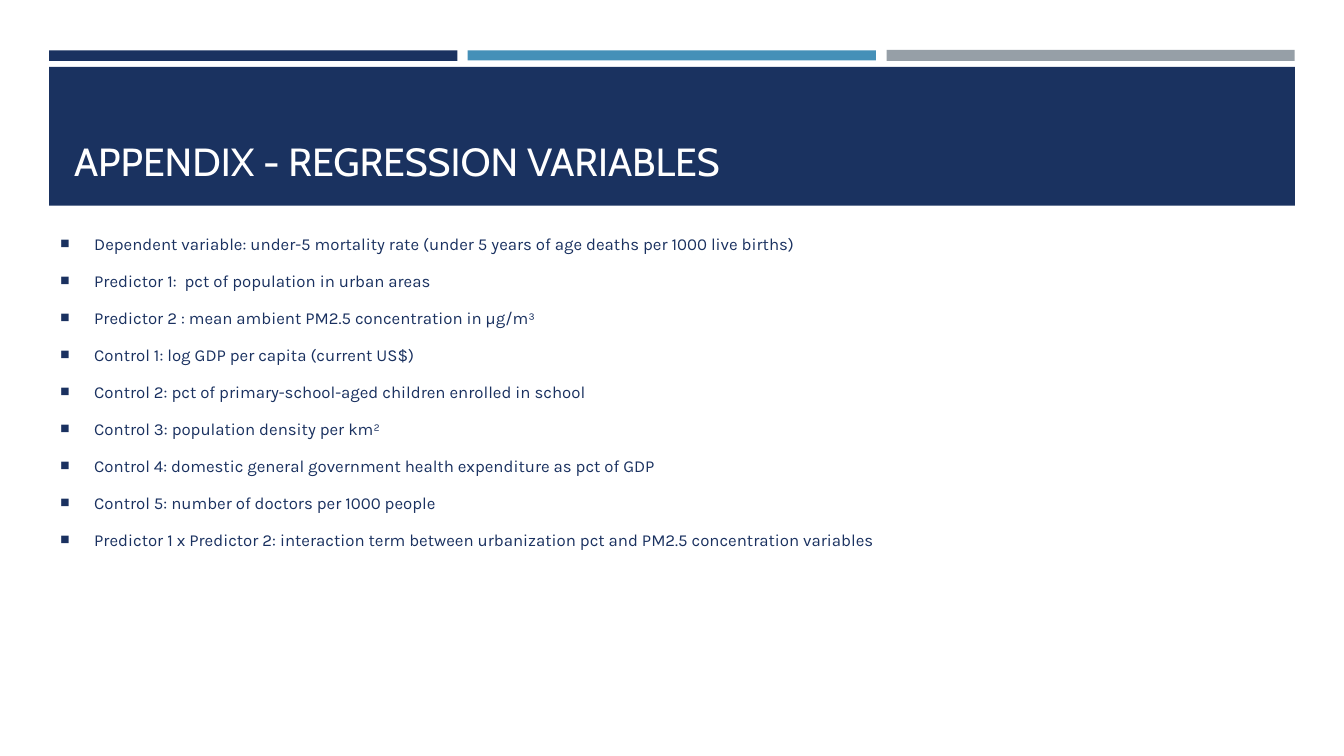
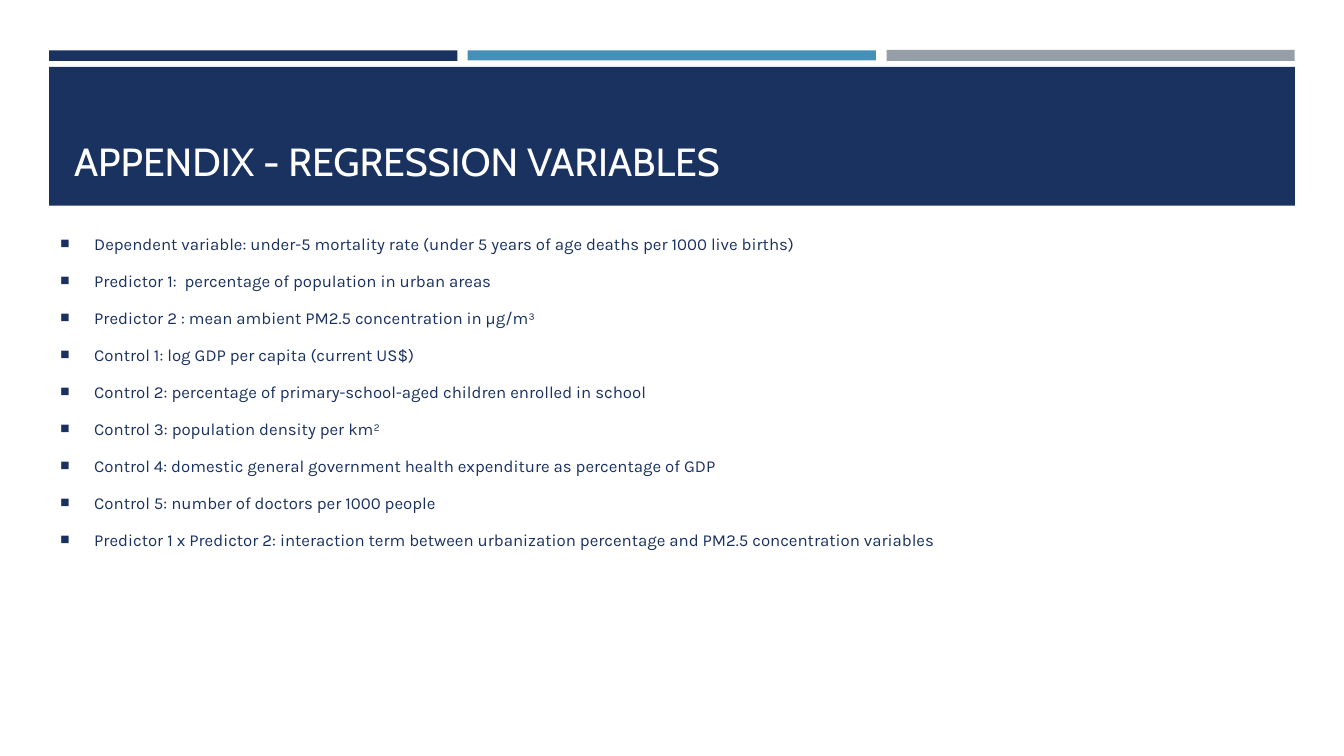
Before and after one commit to Yishak-Ali/Air-Pollution-in-Ethiopia-Report, a slide deck: slide 11 of Air Pollution in Ethiopia - Short Form.pptx. Drawn at 1344x756 pixels with LibreOffice and Linux fonts; fonts in the diff are those of the drawing. Boxes give left, top, right and bottom in pixels: in the first picture for what was removed or moved away, otherwise in the second. Text is boxed around its words. In the diff, an @@ line names an element or a change of style, - is before the commit and + after.

Commit message:
minor edits

```diff
--- a/Air Pollution in Ethiopia - Short Form.pptx
+++ b/Air Pollution in Ethiopia - Short Form.pptx
@@ text at bbox=[94, 275, 491, 291]: text changed @@
-■ Predictor 1: pct of population in urban areas
+■ Predictor 1: percentage of population in urban areas
@@ text at bbox=[94, 386, 646, 402]: text changed @@
-■ Control 2: pct of primary-school-aged children enrolled in school
+■ Control 2: percentage of primary-school-aged children enrolled in school
@@ text at bbox=[94, 460, 715, 476]: text changed @@
-■ Control 4: domestic general government health expenditure as pct of GDP
+■ Control 4: domestic general government health expenditure as percentage of GDP
@@ text at bbox=[94, 534, 934, 550]: text changed @@
-■ Predictor 1 x Predictor 2: interaction term between urbanization pct and PM2.5 concentration variables
+■ Predictor 1 x Predictor 2: interaction term between urbanization percentage and PM2.5 concentration variables
```
